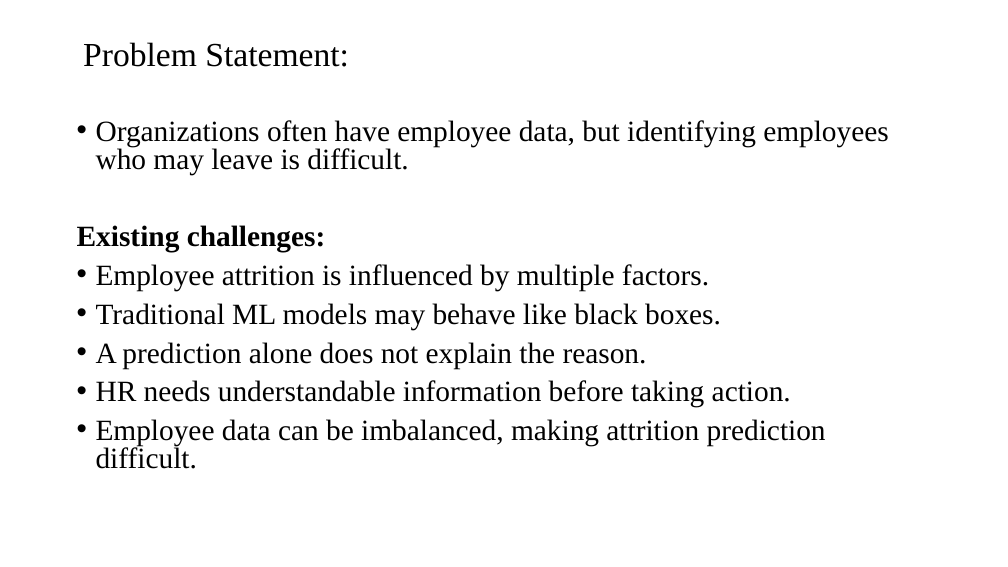
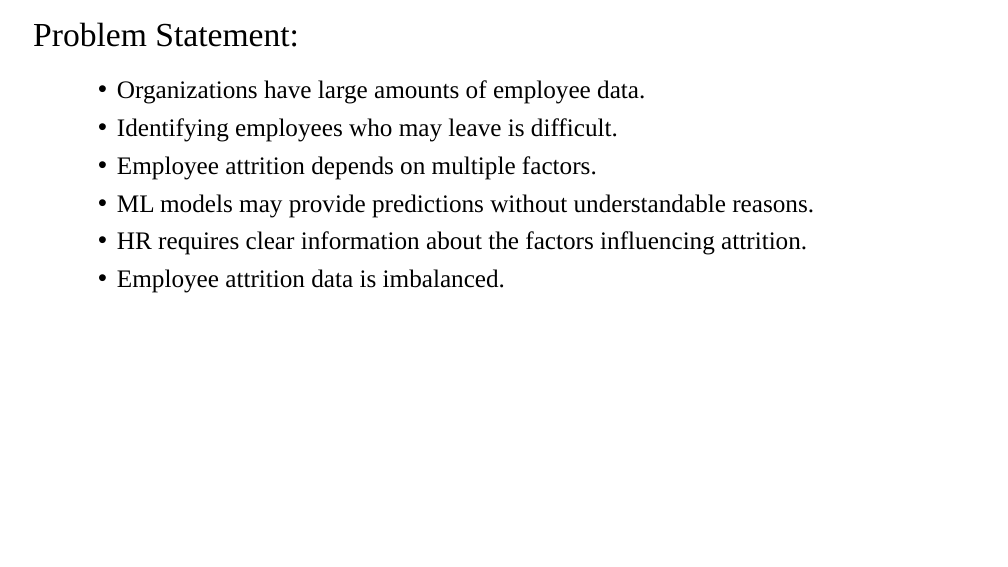
Before and after one commit to BHUVANA1007/KLH-CSE-2024-2420030519-Explainable-AI-Framework-for-Employee-Attrition-Prediction, a slide deck: slide 3 of docs/Presentation.pptx. Drawn at 1008x567 pixels with LibreOffice and Linux fonts; fonts in the diff are those of the drawing. Boxes give left, top, right and bottom in pixels: in the first picture for what was removed or moved away, otherwise in the second. Text is boxed around its words. In the diff, an @@ line names an element or a change of style, - is before the commit and + after.

Commit message:
Add employee attrition prediction ML and XAI implementation

```diff
--- a/docs/Presentation.pptx
+++ b/docs/Presentation.pptx
@@ title "Problem Statement:": place and size @@
-title "Problem Statement:" at (83, 42, 349, 67)
+title "Problem Statement:" at (33, 22, 299, 47)
@@ text at (117, 80, 814, 293): text changed; size 28 to 24 pt @@
-• Organizations often have employee data, but identifying employees who may leave is difficult.
-Existing challenges:
-• Employee attrition is influenced by multiple factors.
-• Traditional ML models may behave like black boxes.
-• A prediction alone does not explain the reason.
-• HR needs understandable information before taking action.
-• Employee data can be imbalanced, making attrition prediction difficult.
+• Organizations have large amounts of employee data.
+• Identifying employees who may leave is difficult.
+• Employee attrition depends on multiple factors.
+• ML models may provide predictions without understandable reasons.
+• HR requires clear information about the factors influencing attrition.
+• Employee attrition data is imbalanced.
```
Also in this commit, not shown: 4 other slides changed, 10 slides added, 7 slides removed, 35 other files.
